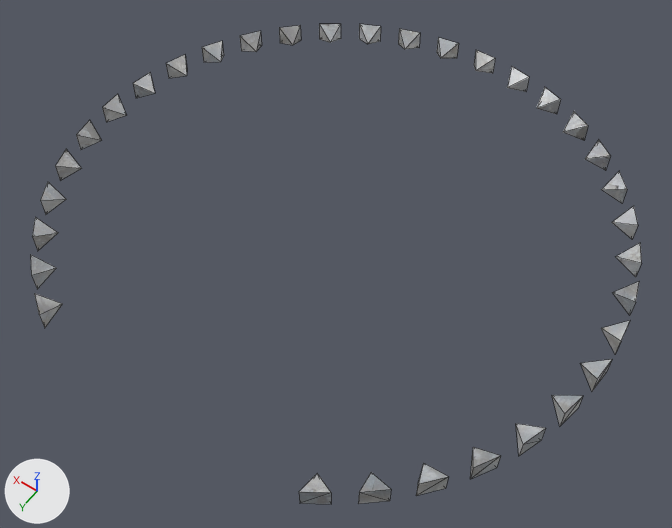
An edit to the OBJ model resources/models/spikes.obj, drawn before and after from the same camera.
The view is the same before and after, from a 50 mm camera at (-9.64, 13.5, 22.74) aimed at (-0.47, 0.65, 2.55). Lighting does not change. The marker at lower left points along +X, +Y and +Z. Mesh edges are drawn as thin lines. Where no turn or scale is listed for an object, it has been applied to the vertices.

Objects in the first picture: 'Spikes_Plane.001'.
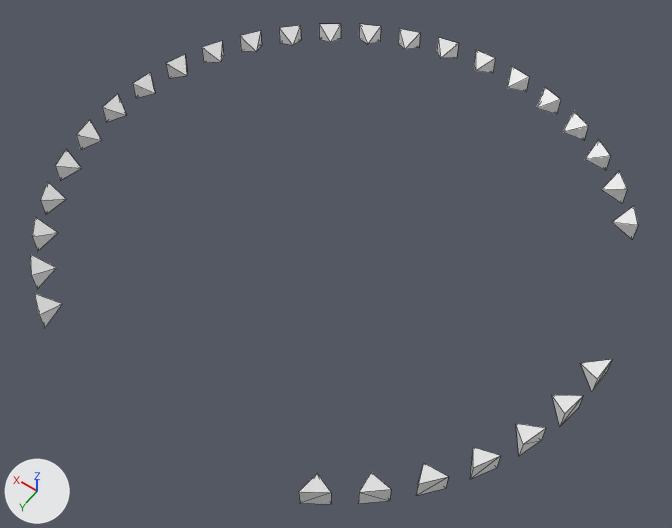
Location of each change, [x1, y1, x2, y2] in pixels of the pictures (672 x 528 px):
'Spikes_Plane.001', reshaped
    before: [30, 24, 641, 504]
    after: [30, 24, 638, 504]
part 1 of me_spikes_plane_001, deleted
    before: [601, 320, 630, 354]
part 2 of me_spikes_plane_001, deleted
    before: [616, 243, 641, 277]
part 3 of me_spikes_plane_001, deleted
    before: [612, 281, 639, 315]
part 4 of me_spikes_plane_001, recoloured (grey to white)
    both: [30, 24, 638, 504]

Diff of the bpy script that builds the scene:
```diff
--- a/resources/models/spikes.obj.py
+++ b/resources/models/spikes.obj.py
@@ me_spikes_plane_001 @@
 # used by ob_spikes_plane_001; location = (0.0, 0.0, 0.0)
-me_spikes_plane_001.from_pydata(...)  # 165 vertices, 198 faces; spans x -8.1..8.1, y -8.0..7.0, z 3.2..3.8
+me_spikes_plane_001.from_pydata(...)  # 150 vertices, 180 faces; spans x -8.1..8.1, y -8.0..7.0, z 3.2..3.8
+# me_spikes_plane_001 part 1: the loose piece of 5 vertices spanning x -8.0..-7.4, y -1.3..-0.6, z 3.2..3.8 is deleted
+# me_spikes_plane_001 part 2: the loose piece of 5 vertices spanning x -7.4..-6.7, y -3.8..-3.1, z 3.2..3.8 is deleted
+# me_spikes_plane_001 part 3: the loose piece of 5 vertices spanning x -7.8..-7.2, y -2.6..-1.9, z 3.2..3.8 is deleted
+# me_spikes_plane_001 part 4: 180 faces spanning x -8.1..8.1, y -8.0..7.0, z 3.2..3.8 switch from mat_concrete (picture img_concrete_png) to no material
```
